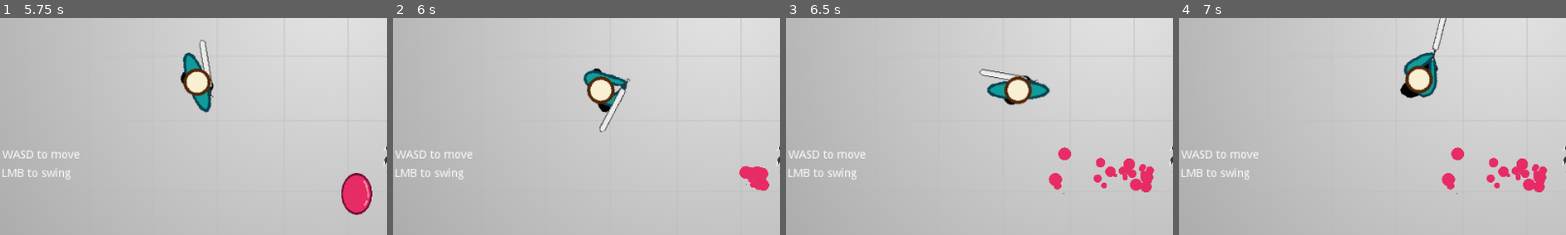
Above: before the commit, frames 1-4 (left to right).
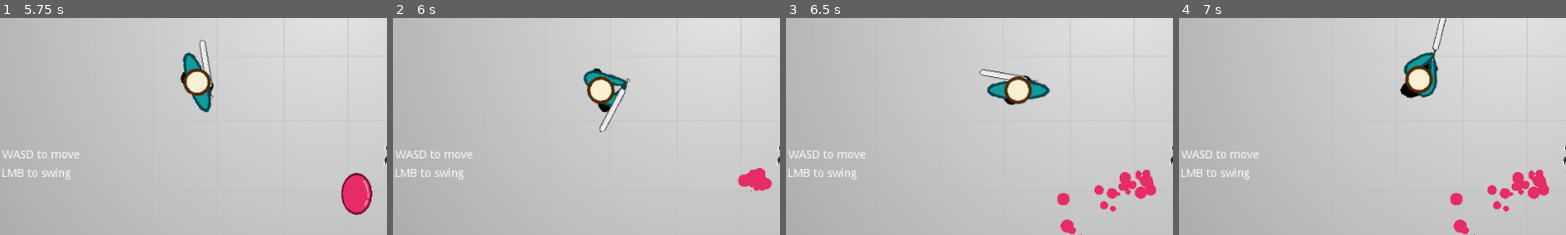
Above: after the commit, the same moments.

Repository: Zircon332/Sawblader
Game: Godot game, scene res://scenes/main.tscn
The game is run twice, just before and just after one commit, with the same random seed, the same clock (stepped at 60 frames per second) and the same inputs.
Inputs (mouse positions are % of the whole screen's width and height, from its top left):
- Up to frame 1 (5.75 s): move the mouse to (72, 45) at 0.52 s; hold D (move_right) 0.53-1.28 s; click (72, 45) at 0.6 s; move the mouse to (30, 55) at 1.27 s; hold S (move_down) 1.28-2.03 s; click (30, 55) at 1.35 s; move the mouse to (60, 28) at 2.02 s; hold D (move_right) 2.03-2.78 s; click (60, 28) at 2.1 s; move the mouse to (45, 70) at 2.77 s; hold W (move_up) 2.78-3.53 s; click (45, 70) at 2.85 s; move the mouse to (80, 65) at 3.52 s; hold A (move_left) 3.53-5.03 s; click (80, 65) at 3.6 s; move the mouse to (20, 35) at 4.27 s; click (20, 35) at 4.35 s; move the mouse to (55, 50) at 5.02 s; hold S (move_down) from 5.03 s (still down); click (55, 50) at 5.1 s
- Up to frame 2 (6 s): move the mouse to (35, 25) at 5.77 s; release S (move_down) at 5.78 s; hold D (move_right) from 5.78 s (still down); click (35, 25) at 5.85 s
- Up to frame 3 (6.5 s): keep holding D (move_right)
- Up to frame 4 (7 s): move the mouse to (72, 45) at 6.52 s; release D (move_right) at 6.53 s; hold W (move_up) from 6.53 s (still down); click (72, 45) at 6.6 s
The pictures show only the part of the screen within x 5-55%, y 50-100%; the shares and areas given below are measured in that part.

Frame 1 is identical in both runs. In frame 2, 0.4% of the frame differs, in the area x 88-98%, y 67-80%; in frame 3, 2.4%, in the area x 67-96%, y 59-100%; in frame 4, 2.4%.

Commit message:
change blood splatter direction

Diff:
--- a/entities/saw/saw.gd
+++ b/entities/saw/saw.gd
@@ -39,8 +39,4 @@
 	var areas = $Area2D.get_overlapping_areas()
 	for area in areas:
 		if area.is_in_group('enemy'):
-			var dir = velocity.normalized()
-			if dir == Vector2.ZERO:
-				dir = Vector2.RIGHT.rotated(rand_range(0, TAU))
-
-			area.die(dir)
+			area.die(global_position.direction_to(area.global_position))
